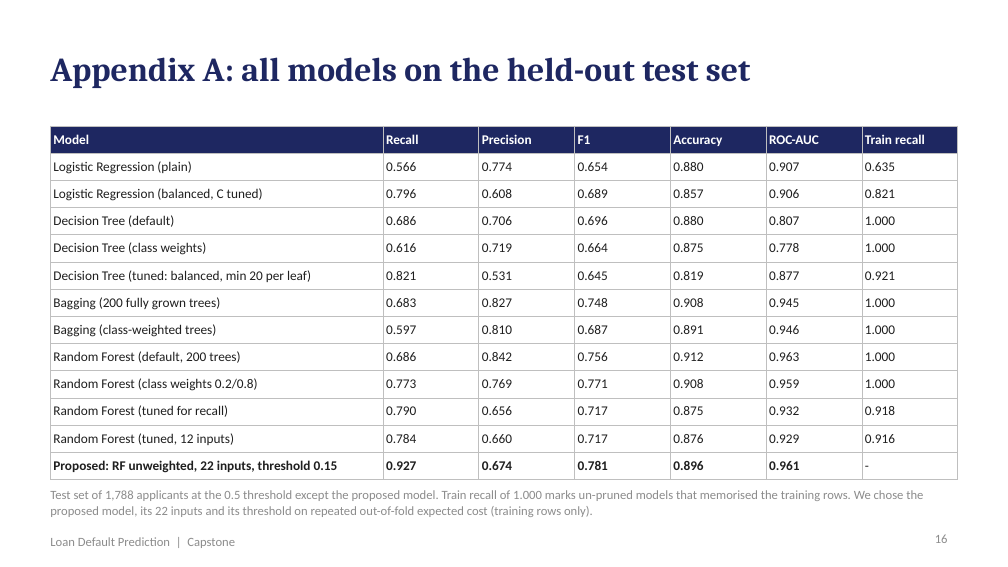
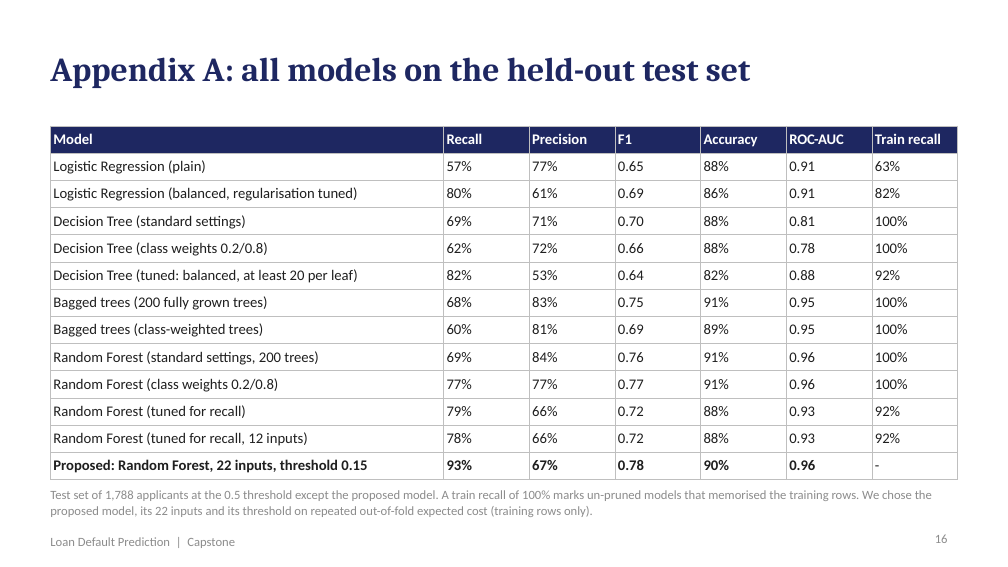
Before and after one commit to shubham1891/Personal-code, a slide deck: slide 16 of presentation/Loan_Default_Prediction_Presentation.pptx. Drawn at 1008x567 pixels with LibreOffice and Linux fonts; fonts in the diff are those of the drawing. Boxes give left, top, right and bottom in pixels: in the first picture for what was removed or moved away, otherwise in the second. Text is boxed around its words. In the diff, an @@ line names an element or a change of style, - is before the commit and + after.

```diff
--- a/presentation/Loan_Default_Prediction_Presentation.pptx
+++ b/presentation/Loan_Default_Prediction_Presentation.pptx
@@ table at <box>50,126,958,477</box> @@
-row 2: Logistic Regression (plain) | 0.566 | 0.774 | 0.654 | 0.880 | 0.907 | 0.635
+row 2: Logistic Regression (plain) | 57% | 77% | 0.65 | 88% | 0.91 | 63%
-row 3: Logistic Regression (balanced, C tuned) | 0.796 | 0.608 | 0.689 | 0.857 | 0.906 | 0.821
+row 3: Logistic Regression (balanced, regularisation tuned) | 80% | 61% | 0.69 | 86% | 0.91 | 82%
-row 4: Decision Tree (default) | 0.686 | 0.706 | 0.696 | 0.880 | 0.807 | 1.000
+row 4: Decision Tree (standard settings) | 69% | 71% | 0.70 | 88% | 0.81 | 100%
-row 5: Decision Tree (class weights) | 0.616 | 0.719 | 0.664 | 0.875 | 0.778 | 1.000
+row 5: Decision Tree (class weights 0.2/0.8) | 62% | 72% | 0.66 | 88% | 0.78 | 100%
-row 6: Decision Tree (tuned: balanced, min 20 per leaf) | 0.821 | 0.531 | 0.645 | 0.819 | 0.877 | 0.921
+row 6: Decision Tree (tuned: balanced, at least 20 per leaf) | 82% | 53% | 0.64 | 82% | 0.88 | 92%
-row 7: Bagging (200 fully grown trees) | 0.683 | 0.827 | 0.748 | 0.908 | 0.945 | 1.000
+row 7: Bagged trees (200 fully grown trees) | 68% | 83% | 0.75 | 91% | 0.95 | 100%
-row 8: Bagging (class-weighted trees) | 0.597 | 0.810 | 0.687 | 0.891 | 0.946 | 1.000
+row 8: Bagged trees (class-weighted trees) | 60% | 81% | 0.69 | 89% | 0.95 | 100%
-row 9: Random Forest (default, 200 trees) | 0.686 | 0.842 | 0.756 | 0.912 | 0.963 | 1.000
+row 9: Random Forest (standard settings, 200 trees) | 69% | 84% | 0.76 | 91% | 0.96 | 100%
-row 10: Random Forest (class weights 0.2/0.8) | 0.773 | 0.769 | 0.771 | 0.908 | 0.959 | 1.000
+row 10: Random Forest (class weights 0.2/0.8) | 77% | 77% | 0.77 | 91% | 0.96 | 100%
-row 11: Random Forest (tuned for recall) | 0.790 | 0.656 | 0.717 | 0.875 | 0.932 | 0.918
+row 11: Random Forest (tuned for recall) | 79% | 66% | 0.72 | 88% | 0.93 | 92%
-row 12: Random Forest (tuned, 12 inputs) | 0.784 | 0.660 | 0.717 | 0.876 | 0.929 | 0.916
+row 12: Random Forest (tuned for recall, 12 inputs) | 78% | 66% | 0.72 | 88% | 0.93 | 92%
-row 13: Proposed: RF unweighted, 22 inputs, threshold 0.15 | 0.927 | 0.674 | 0.781 | 0.896 | 0.961 | -
+row 13: Proposed: Random Forest, 22 inputs, threshold 0.15 | 93% | 67% | 0.78 | 90% | 0.96 | -
@@ size 9.5 to 10.5 pt in "Model", "Recall", "Precision", "F1" and 7 more places @@
@@ text at <box>50,490,932,517</box>: text changed @@
-Test set of 1,788 applicants at the 0.5 threshold except the proposed model. Train recall of 1.000 marks un-pruned models that memorised the training rows. We chose the proposed model, its 22 inputs and its threshold on repeated out-of-fold expected cost (training rows only).
+Test set of 1,788 applicants at the 0.5 threshold except the proposed model. A train recall of 100% marks un-pruned models that memorised the training rows. We chose the proposed model, its 22 inputs and its threshold on repeated out-of-fold expected cost (training rows only).
```
Also in this commit, not shown: 2 other slides changed, 10 other files.
